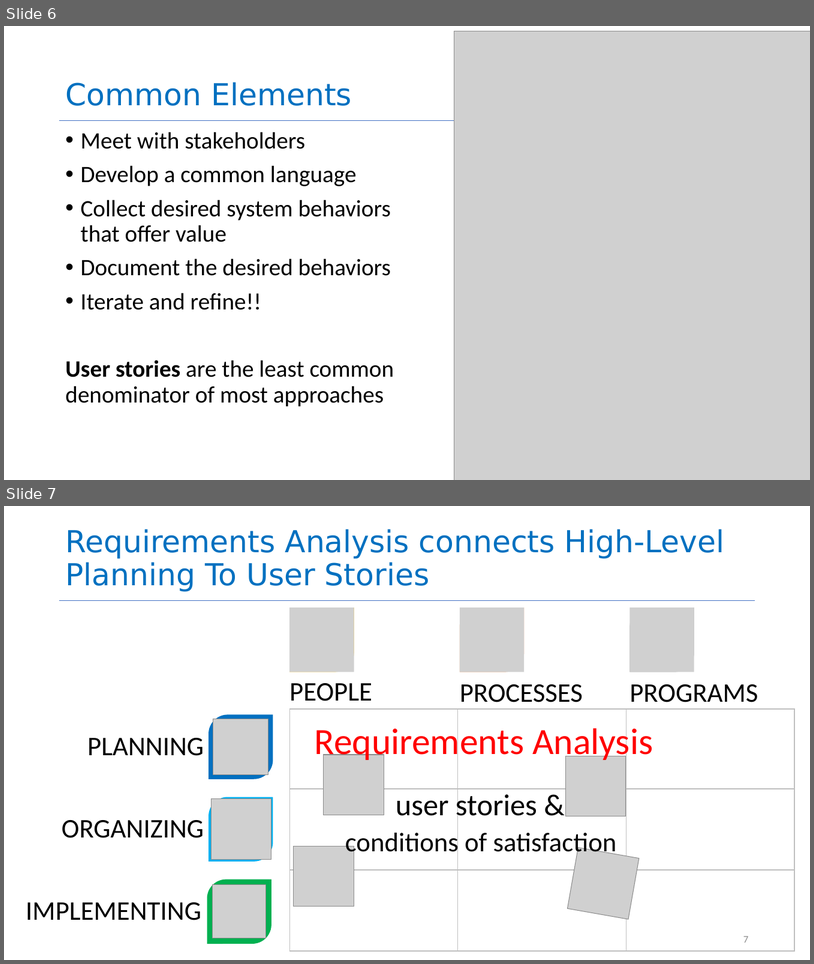
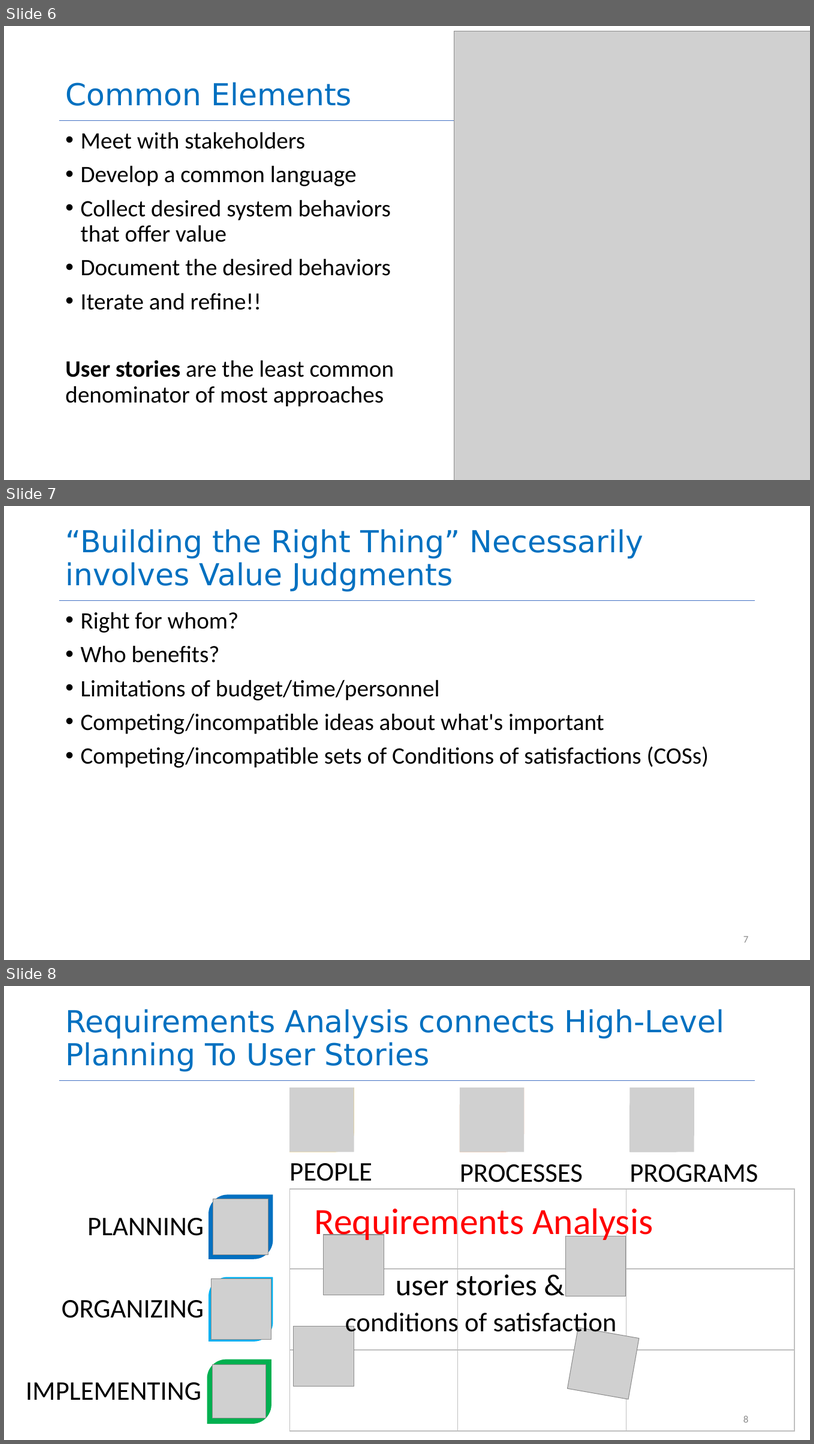
Before and after one commit to neu-se/CS4530-Fall-2026, a slide deck: Slides/Module 01.2 User Stories.pptx. Shown one above the other, each under a label of ours: slides 6 and 7 before the commit, slides 6, 7 and 8 after it. The pictures are 814x964 and 814x1444 pixels, drawn with LibreOffice and Linux fonts; fonts in the diff are those of the drawing; grey boxes stand for pictures. Boxes give left, top, right and bottom in pixels: in the first picture for what was removed or moved away, otherwise in the second. Text is boxed around its words. In the diff, an @@ line names an element or a change of style, - is before the commit and + after.

Commit message:
added slide on value judgement

```diff
--- a/Slides/Module 01.2 User Stories.pptx
+++ b/Slides/Module 01.2 User Stories.pptx
@@ slide 7 added at (4,506,810,960), background #FFFFFF; not listed: 1 template element that a slide beside it also shows @@
@@ title added at (65,529,644,592), 36 pt, text #0070C0 @@
+“Building the Right Thing” Necessarily involves Value Judgments
@@ text added at (81,612,709,768), 28 pt, text #000000 @@
+• Right for whom?
+• Who benefits?
+• Limitations of budget/time/personnel
+• Competing/incompatible ideas about what's important
+• Competing/incompatible sets of Conditions of satisfactions (COSs)
@@ page number added at (744,936,749,942), 12 pt, text #8C8C8C @@
+7
@@ what was slide 7 is now slide 8 @@
@@ page number at (744,1415,749,1422): text changed @@
-7
+8
```
Also in this commit, not shown: 1 other file.
